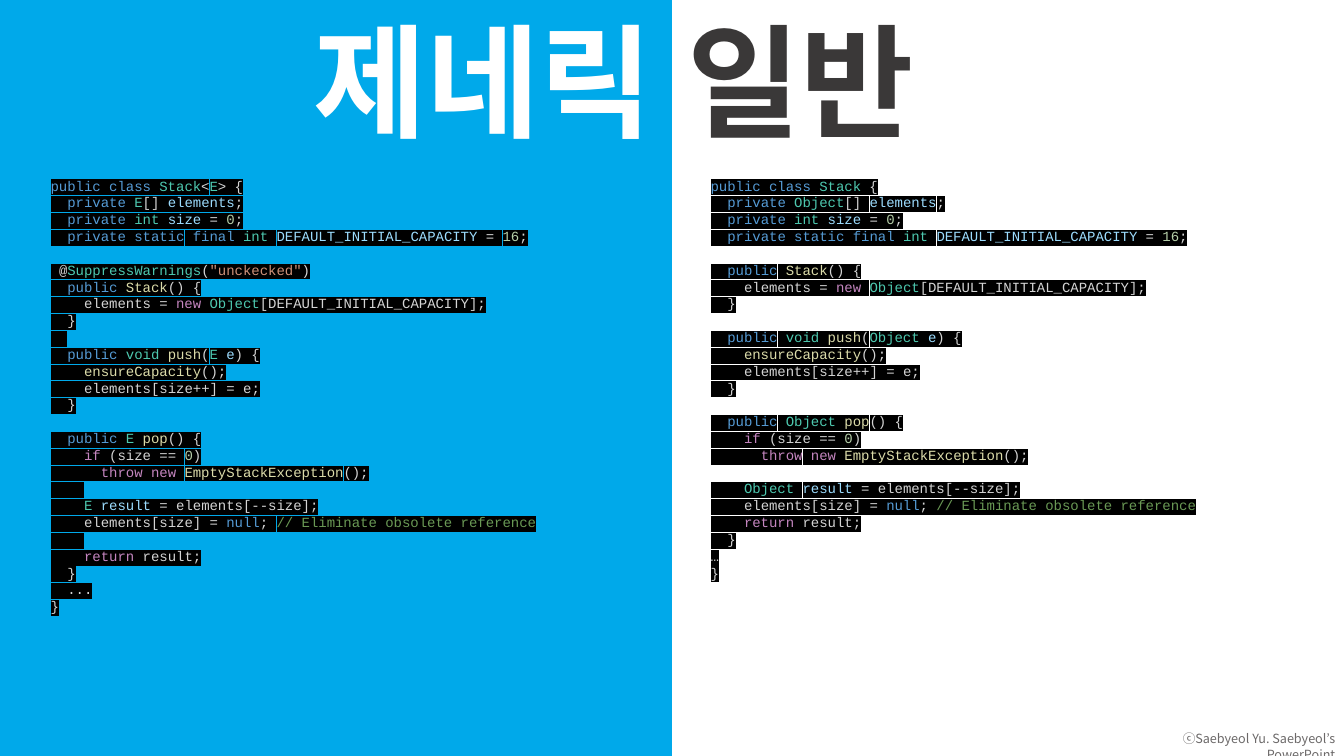
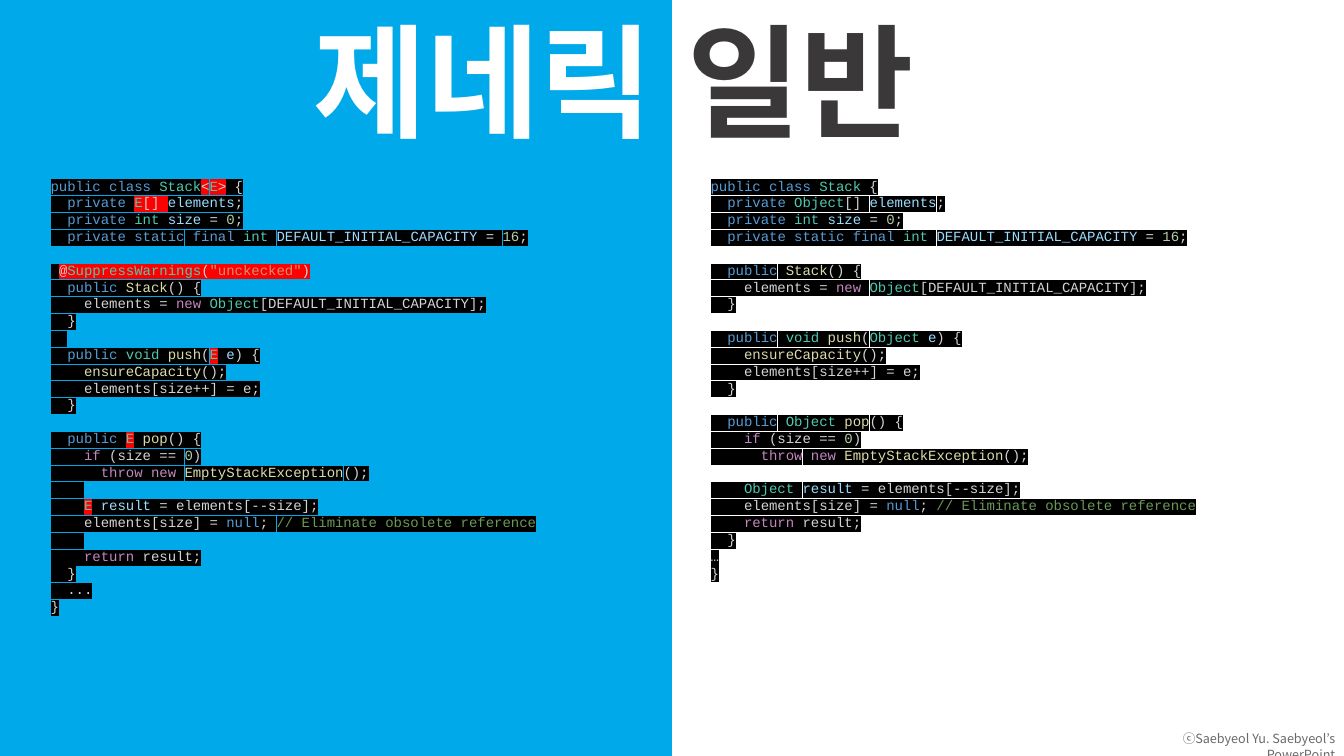
Before and after one commit to ProsyncStudy/EffectiveJava_3e, a slide deck: slide 19 of markdown/ch5.pptx (slide 18 before the commit). Drawn at 1344x756 pixels with LibreOffice and Linux fonts; fonts in the diff are those of the drawing. Boxes give left, top, right and bottom in pixels: in the first picture for what was removed or moved away, otherwise in the second. Text is boxed around its words. In the diff, an @@ line names an element or a change of style, - is before the commit and + after.

```diff
--- a/markdown/ch5.pptx
+++ b/markdown/ch5.pptx
@@ text at bbox=[51, 180, 318, 513]: highlight #000000 to #FF0000 in "Stack<E>", "E[]", "@SuppressWarnings("unckecked")", "push(E" and 2 more places @@
```
Also in this commit, not shown: 3 other slides changed, 1 slide added.
